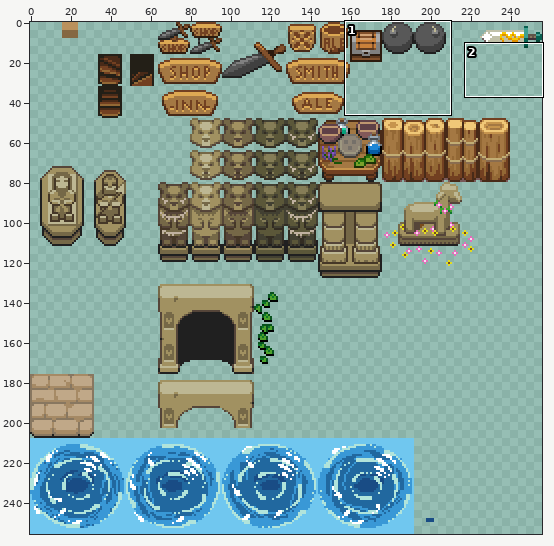
Sprite sheet, stored at data/tilesets/misc.tiles.png. Above: a wide view before the commit, with the close-up outlined.
Close-up. The starting point:
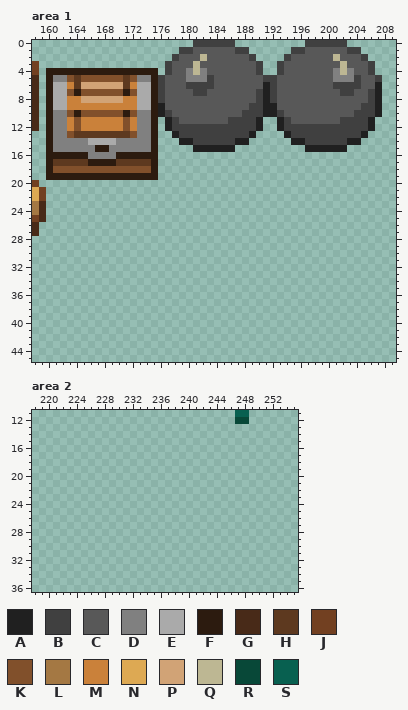
The file is 256x256 pixels. Colours within 5 levels of each other are drawn and written as one. Shown: area 1: x 158..209, y 0..45; area 2: x 218..255, y 11..36.
Palette (. is transparent): A #202020  B #404040  C #585858  D #808080  E #aaaaaa  F #2c1b0f  G #482a18  H #5d391f  J #724021  K #81502b  L #a47843  M #ca813a  N #dda953  P #d1a376  Q #bdb793  R #084838  S #086050
Pixels before, area 1, first column x 158:
 0 .......................BBBBBB..........BBBBBB.....
 1 .....................BBCCCCCCBB......BBCCCCCCBB...
 2 ....................BCCCQCCCCCCB....BCCCCCCQCCCB..
 3 J..................BCCCQCCCCCCCCB..BCCCCCCCCQCCCB.
 4 J.FFFFFFFFFFFFFFFF.BCCDQDCCCCCCCB..BCCCCCCCDQDCCB.
 5 G.FDDKHKKKKKKHKDDFBCCCDDDBCCCCCCCBBCCCCCCCCDDDBCCB
 6 G.FEEMHPPPPPPHMEEFBCCCBBBBCCCCCCCABCCCCCCCCBBBBCCA
 7 G.FEEKFKKKKKKFKEEFBCCCCBBCCCCCCCBABCCCCCCCCCBBCCBA
 8 G.FEEMMPPPPPPMMEEFBCCCCCCCCCCCCCBABCCCCCCCCCCCCCBA
 9 G.FEEMMMMMMMMMMEEFACCCCCCCCCCCCBBAACCCCCCCCCCCCBBA
10 G.FDDKFKKKKKKFKDDFABCCCCCCCCCCBBBAABCCCCCCCCCCBBBA
11 G.FDDMKMMMMMMKMDDF.ABCCCCCCCBBBBA..ABCCCCCCCBBBBA.
12 G.FDDMKMMMMMMKMDDF.ABBBBBBBBBBBBA..ABBBBBBBBBBBBA.
13 ..FDDKHHHHHHHHKDDF..ABBBBBBBBBBA....ABBBBBBBBBBA..
14 ..FDDDDDEEEEDDDDDF...AABBBBBBAA......AABBBBBBAA...
15 ..FDDDDDDFFDDDDDDF.....AAAAAA..........AAAAAA.....
16 ..FFFFFFDDDDFFFFFF................................
17 ..FHHHHHFFFFHHHHHF................................
18 ..FKKKKKKKKKKKKKKF................................
19 ..FFFFFFFFFFFFFFFF................................
20 J.................................................
21 NJ................................................
22 NJ................................................
23 LG................................................
24 LG................................................
25 JG................................................
26 G.................................................
27 G.................................................
Pixels before, area 2, first column x 247:
11 SS
12 RR
New version:
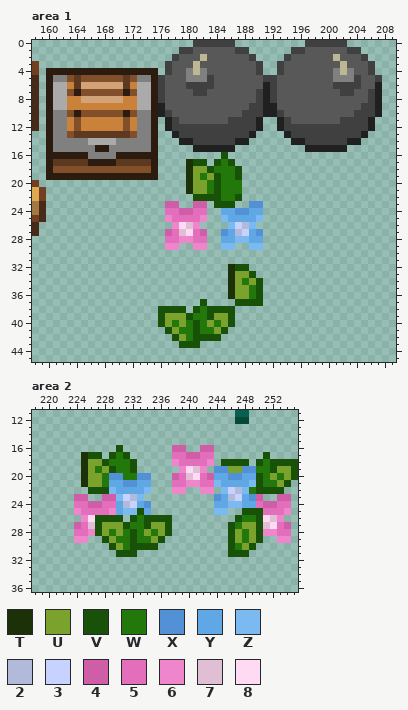
Colours new in this view: T #1c3107  U #7aa22c  V #185208  W #23780c  X #5391d7  Y #5fa8e5  Z #7abaf1  2 #b2badc  3 #c7d2ff  4 #cf5da8  5 #e36ebb  6 #ef85cb  7 #e0bfd5  8 #ffdbf3
What changed:
Changed rows in their new state; - is an unchanged pixel.
Area 1:
first column x 176:
16 ---------V-----
17 ----TVV-VWV----
18 ----TUUVWWWV---
19 ----TUWUVWWV---
20 ----TUUWVWWW---
21 ----TUUWVWWW---
22 -----VVVVWWV---
23 -44--44-VVV--XX
24 -554455--YYXXYY
25 -655556--ZYYYYZ
26 --6876----Z32Z-
27 -457854--XY23YX
28 -556655--YYZZYY
29 -66--66--ZZ--ZZ
32 ----------TVV--
33 ----------TUUV-
34 ----------TUWUV
35 ----------TUUWV
36 ----------TUUWV
37 ------V----VVVV
38 VVVV-VWVVVV----
39 VUUUVWWVUUV----
40 VUWUWVWUWUV----
41 -VUWWVWWUV-----
42 --VUWVVVV------
43 ---VVV---------
Area 2:
first column x 224:
16 ------V-------44--44------------
17 -TVV-VWV------554455-------V----
18 -TUUVWWWV-----655556-VVVV-VWVVVV
19 -TUWUVWWV------6876-XXUUXXWWVUUV
20 -TUUWXXWWXX---457854YYXXYYVWUWUV
21 -TUUWYYXXYY---556655ZYYYYZVWWUV-
22 --VVVZYYYYZ---66--66-Z32ZWVVVV--
23 44--44Z32Z----------XY23YX4--44-
24 554455Y23YX---------YYZZYY54455-
25 655556YZZVY---------ZZ--VVV5556-
26 -68VVVV-VWVVVV---------VWWV876--
27 457VUUUVWWVUUV--------VWUUV7854-
28 556VUWUWVWUWUV--------VUWUV6655-
29 66--VUWWVWWUV---------VUWUV--66-
30 -----VUWVVVV----------VWUV------
31 ------VVV-------------VVV-------
